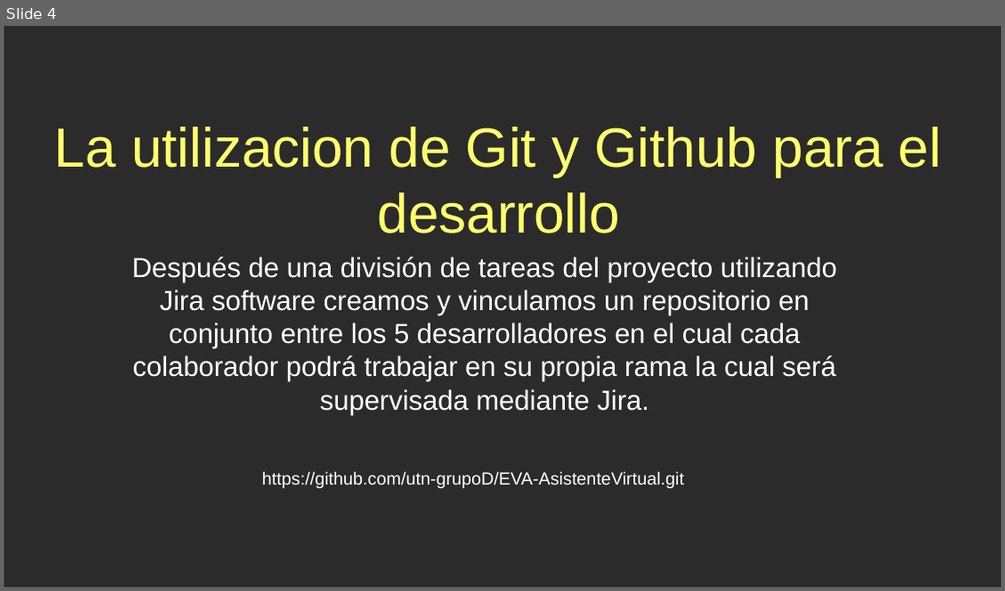
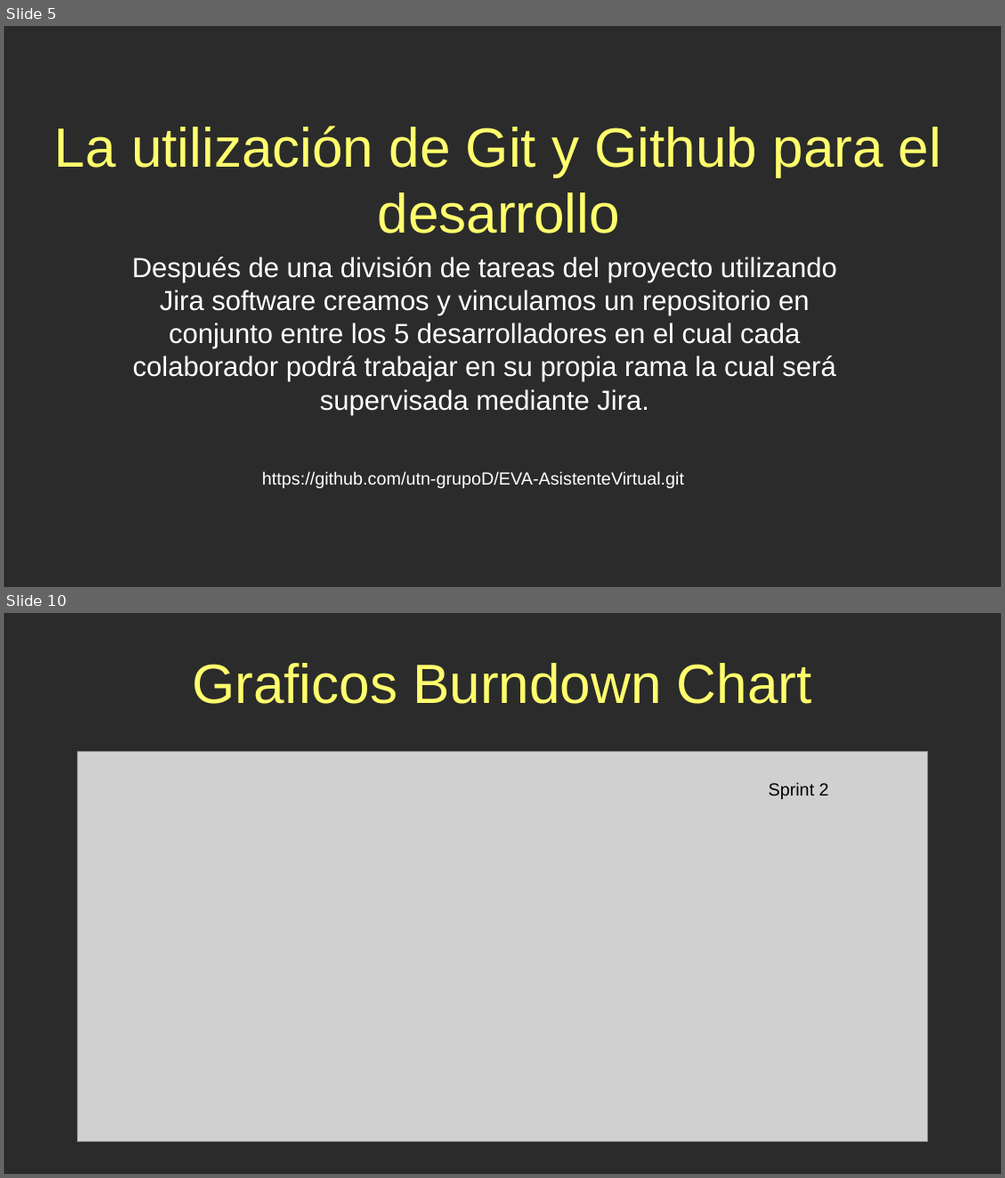
Before and after one commit to utn-grupoD/EVA-AsistenteVirtual, a slide deck: Presentacion del proyecto/Presentacion Asistente Virtual.odp. Shown one above the other, each under a label of ours: slide 4 before the commit, slides 5 and 10 after it; the slides between them are not shown. The pictures are 1005x591 and 1005x1178 pixels, drawn with LibreOffice and Linux fonts; fonts in the diff are those of the drawing; grey boxes stand for pictures; background and template pictures are left out; a plain dark background stands for a picture behind light text. Boxes give left, top, right and bottom in pixels: in the first picture for what was removed or moved away, otherwise in the second. Text is boxed around its words. In the diff, an @@ line names an element or a change of style, - is before the commit and + after.

```diff
--- a/Presentacion del proyecto/Presentacion Asistente Virtual.odp
+++ b/Presentacion del proyecto/Presentacion Asistente Virtual.odp
@@ slide 10 added at [4,613,1001,1174], background picture (left out) @@
@@ text added at [192,663,812,704], 44 pt, text #FFFF6D @@
+Graficos Burndown Chart
@@ picture added at [77,751,928,1142] @@
@@ text added at [769,782,829,799], 14 pt, text #000000 @@
+Sprint 2
@@ what was slide 4 is now slide 5 @@
@@ slide 5 changed as well @@
@@ text at [55,126,941,233]: text changed @@
-La utilizacion de Git y Github para el desarrollo
+La utilización de Git y Github para el desarrollo
```
Also in this commit, not shown: 4 other slides changed, 4 other slides added.
